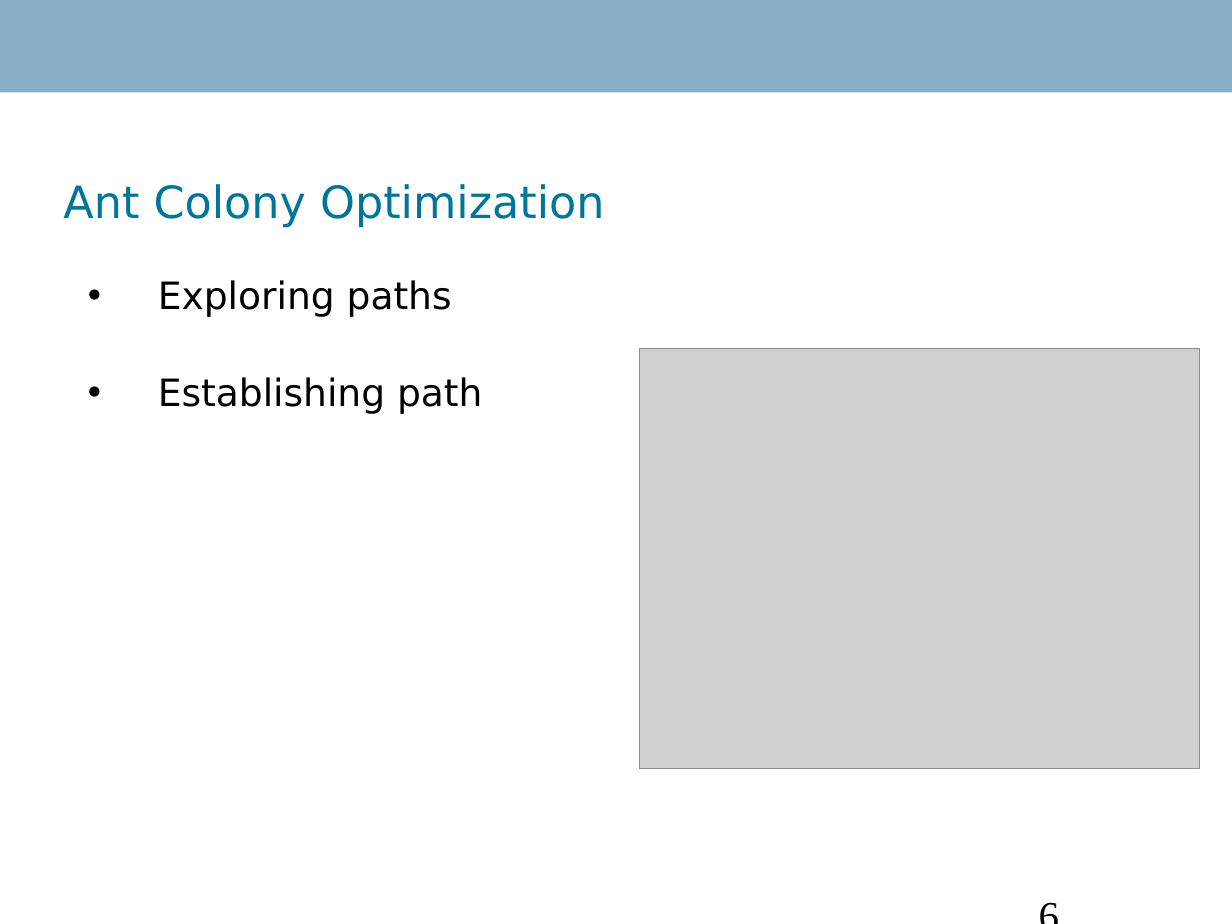
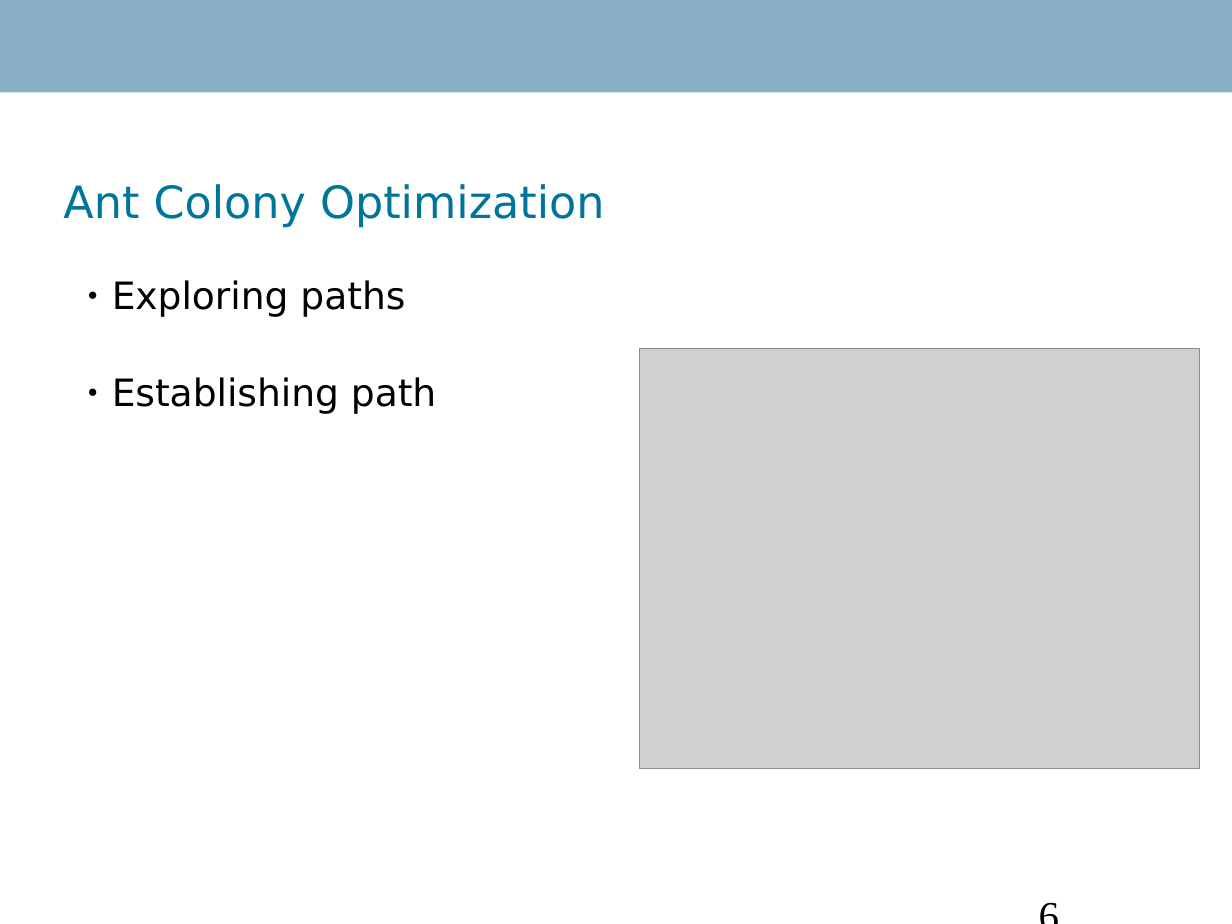
Before and after one commit to Danidude/Master-Thesis, a slide deck: slide 6 of Report/IKT 590 Master Thesis.ppt. Drawn at 1232x924 pixels with LibreOffice and Linux fonts; fonts in the diff are those of the drawing; grey boxes stand for pictures; background and template pictures are left out. Boxes give left, top, right and bottom in pixels: in the first picture for what was removed or moved away, otherwise in the second. Text is boxed around its words. In the diff, an @@ line names an element or a change of style, - is before the commit and + after.

```diff
--- a/Report/IKT 590 Master Thesis.ppt
+++ b/Report/IKT 590 Master Thesis.ppt
@@ text "Exploring paths" at bbox=[112, 280, 436, 414]: bullet • to ● @@
```
Also in this commit, not shown: 5 other slides changed.
